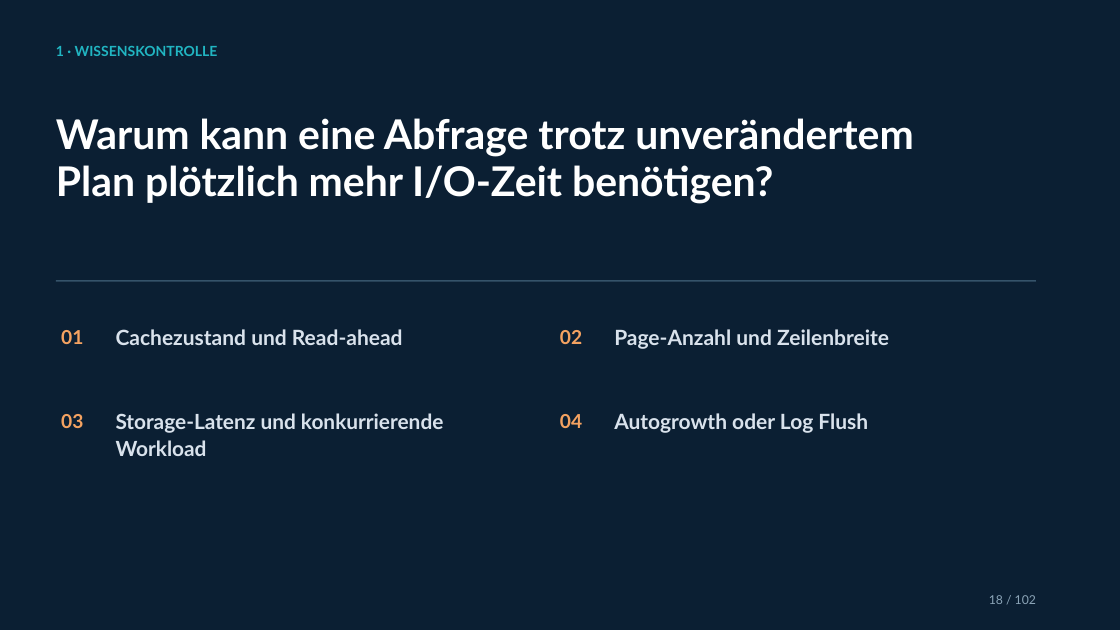
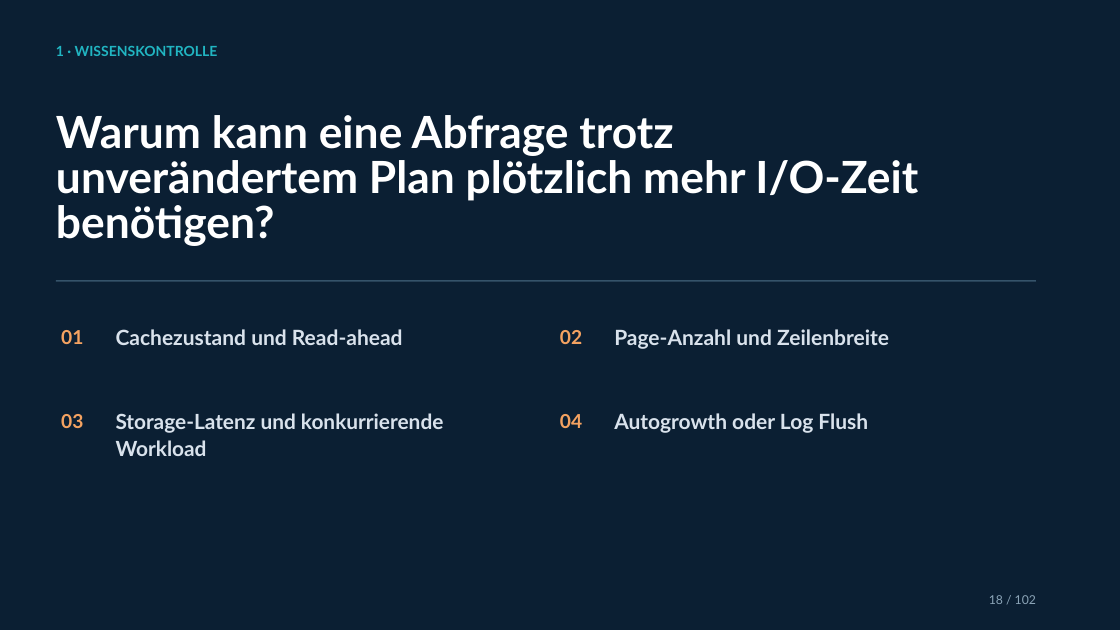
Before and after one commit to gecompat/SQL_PerformanceSchulung, a slide deck: slide 18 of Presentations/Performance_Schulung_Chat_2026-07-23_2146_SQL_Server_Performance_Grundlagen.pptx. Drawn at 1120x630 pixels with LibreOffice and Linux fonts; fonts in the diff are those of the drawing. Boxes give left, top, right and bottom in pixels: in the first picture for what was removed or moved away, otherwise in the second. Text is boxed around its words. In the diff, an @@ line names an element or a change of style, - is before the commit and + after.

```diff
--- a/Presentations/Performance_Schulung_Chat_2026-07-23_2146_SQL_Server_Performance_Grundlagen.pptx
+++ b/Presentations/Performance_Schulung_Chat_2026-07-23_2146_SQL_Server_Performance_Grundlagen.pptx
@@ text "Warum kann eine Abfrage trotz ..." at box(56, 115, 918, 246): size 35.1 to 38 pt; line spacing 0.95 to 0.85 @@
```
Also in this commit, not shown: 1 other slide changed, 24 other files.
